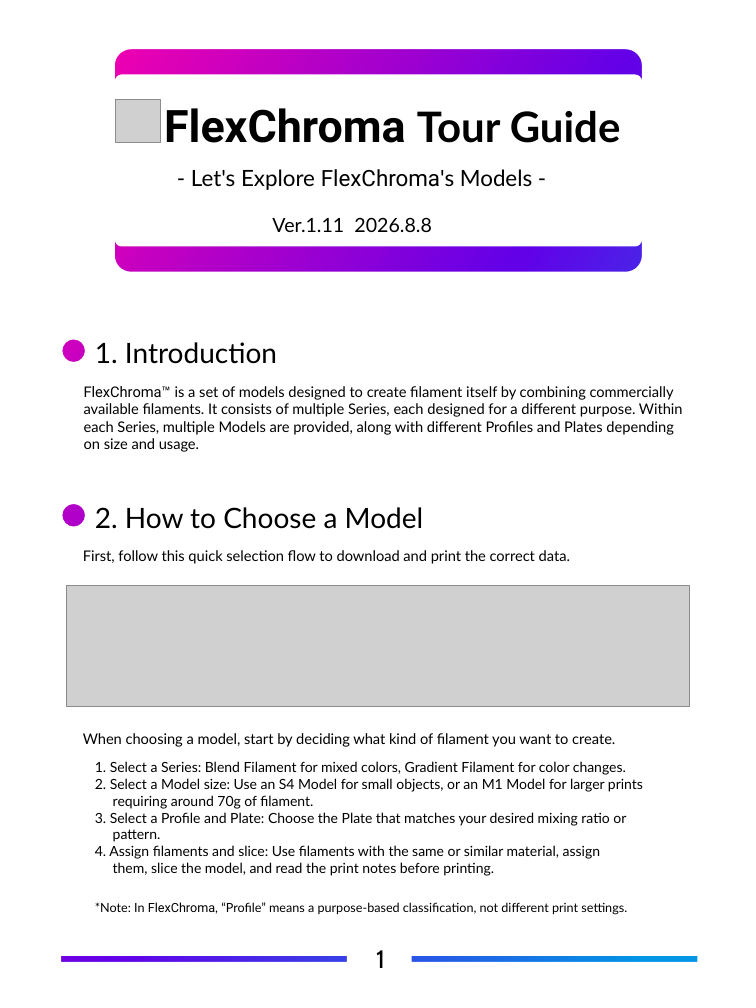
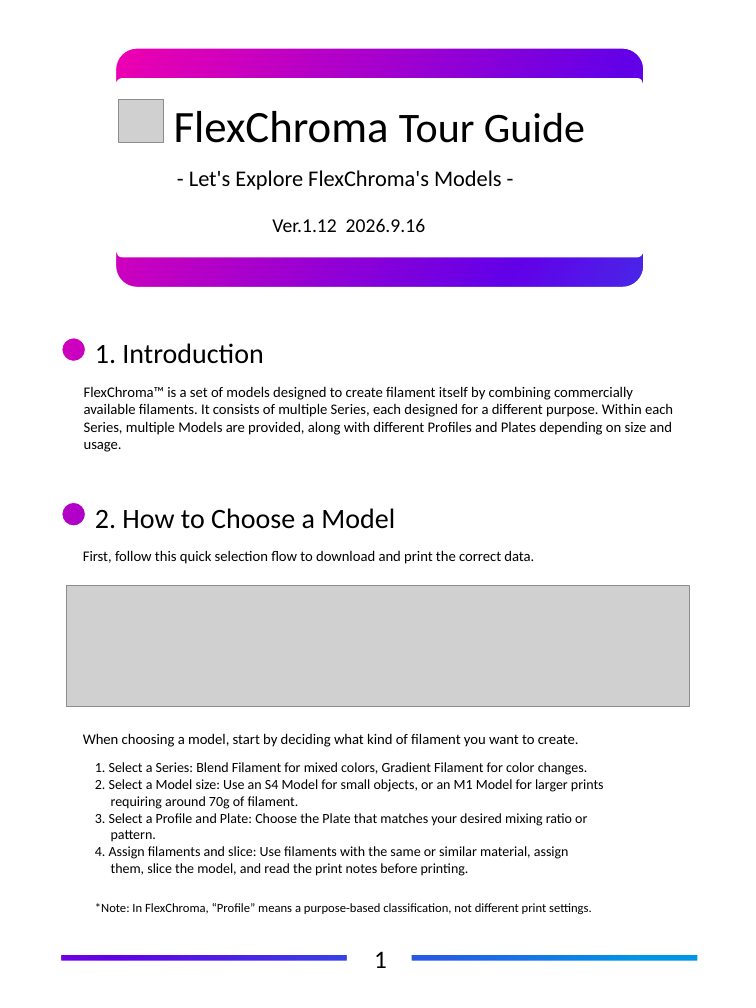
Before and after one commit to FlexChromaHQ/FlexChroma, a slide deck: slide 6 of Documents/Original/FlexChroma_Tour_Guide_EN.pptx. Drawn at 756x1008 pixels with LibreOffice and Linux fonts; fonts in the diff are those of the drawing; grey boxes stand for pictures. Boxes give left, top, right and bottom in pixels: in the first picture for what was removed or moved away, otherwise in the second. Text is boxed around its words. In the diff, an @@ line names an element or a change of style, - is before the commit and + after.

```diff
--- a/Documents/Original/FlexChroma_Tour_Guide_EN.pptx
+++ b/Documents/Original/FlexChroma_Tour_Guide_EN.pptx
@@ freeform shape at (0, 0, 755, 1007): outline redrawn @@
@@ rectangle: place and size @@
-rectangle at (4, 5, 753, 1003)
+rectangle at (7, 10, 748, 998)
@@ text "FlexChroma Tour Guide": place and size @@
-text "FlexChroma Tour Guide" at (164, 108, 621, 143)
+text "FlexChroma Tour Guide" at (174, 111, 585, 143)
@@ text "FlexChroma Tour Guide" at (174, 111, 585, 143): font Roboto to Calibri in "FlexChroma"; font Lato to Calibri in "Tour Guide"; bold off @@
@@ text "- Let's Explore FlexChroma's Models ..." at (189, 170, 502, 190): font Lato to Calibri in "- Let's Explore FlexChroma's Models -"; font Roboto to Calibri in "FlexChroma's" @@
@@ text at (272, 218, 425, 232): text changed; font Lato to Calibri @@
-Ver.1.11 2026.8.8
+Ver.1.12 2026.9.16
@@ font Lato to Calibri in 5 elements at (83, 550, 534, 564), (83, 733, 579, 747), (95, 762, 604, 876), (95, 508, 395, 529), (95, 343, 263, 364) @@
@@ text "FlexChroma™ is a set of ..." at (84, 386, 673, 452): font Roboto to Calibri in "FlexChroma™"; font Lato to Calibri @@
@@ text "*Note: In FlexChroma, “Profile” means ..." at (95, 903, 592, 914): font Lato to Calibri in "*Note: In FlexChroma, “Profile” means a purpose-based ..."; font Roboto to Calibri in "FlexChroma," @@
@@ text "1" at (374, 951, 387, 968): font Cabin to Calibri @@
```
Also in this commit, not shown: 7 other slides changed, 19 other files.
